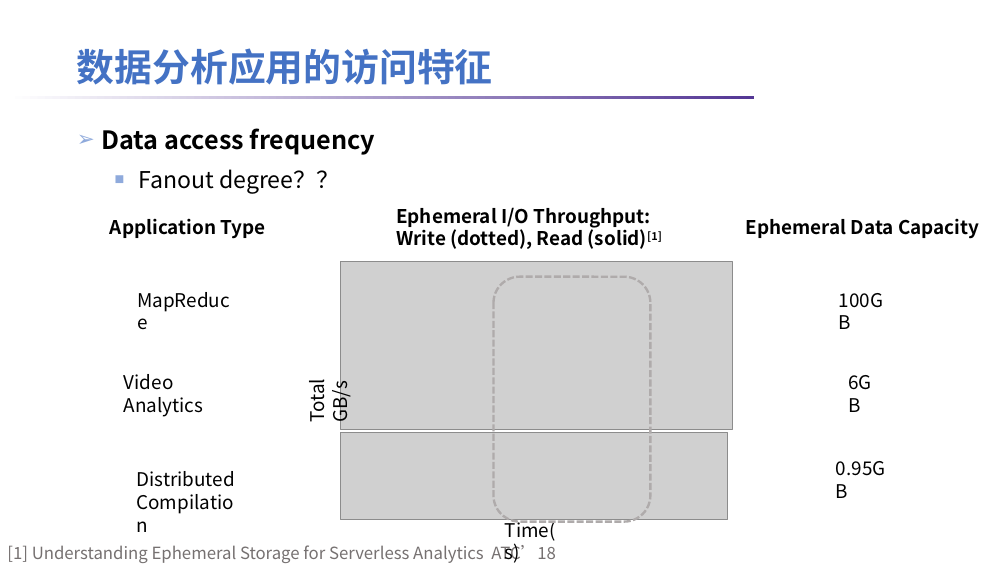
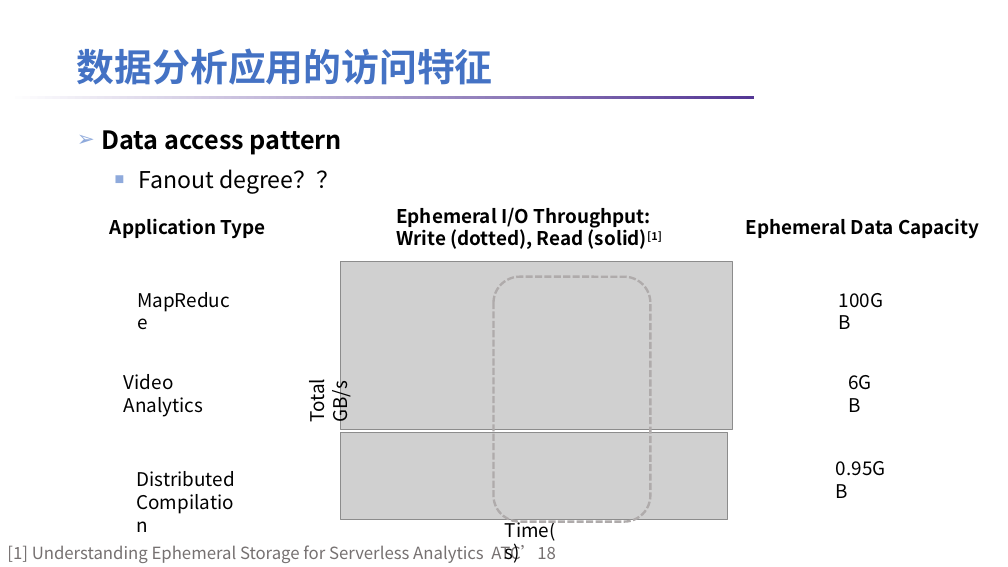
Before and after one commit to lt2000/ADSL, a slide deck: slide 8 of meeting/数据分析应用的数据特征.pptx. Drawn at 1008x567 pixels with LibreOffice and Linux fonts; fonts in the diff are those of the drawing; grey boxes stand for pictures; background and template pictures are left out. Boxes give left, top, right and bottom in pixels: in the first picture for what was removed or moved away, otherwise in the second. Text is boxed around its words. In the diff, an @@ line names an element or a change of style, - is before the commit and + after.

```diff
--- a/meeting/数据分析应用的数据特征.pptx
+++ b/meeting/数据分析应用的数据特征.pptx
@@ text at box(101, 130, 342, 155): text changed @@
-➢ Data access frequency
+➢ Data access pattern
```
Also in this commit, not shown: 6 other slides changed, 1 slide added, 1 other file.
